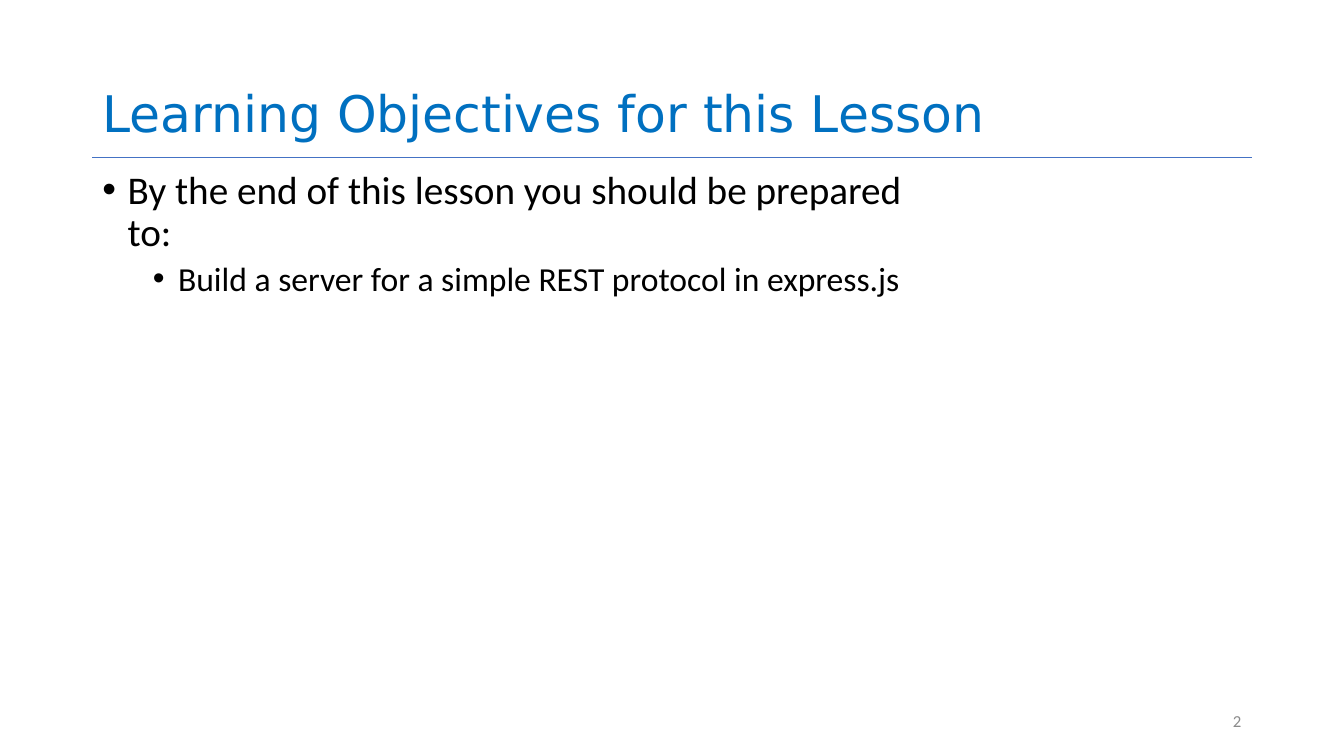
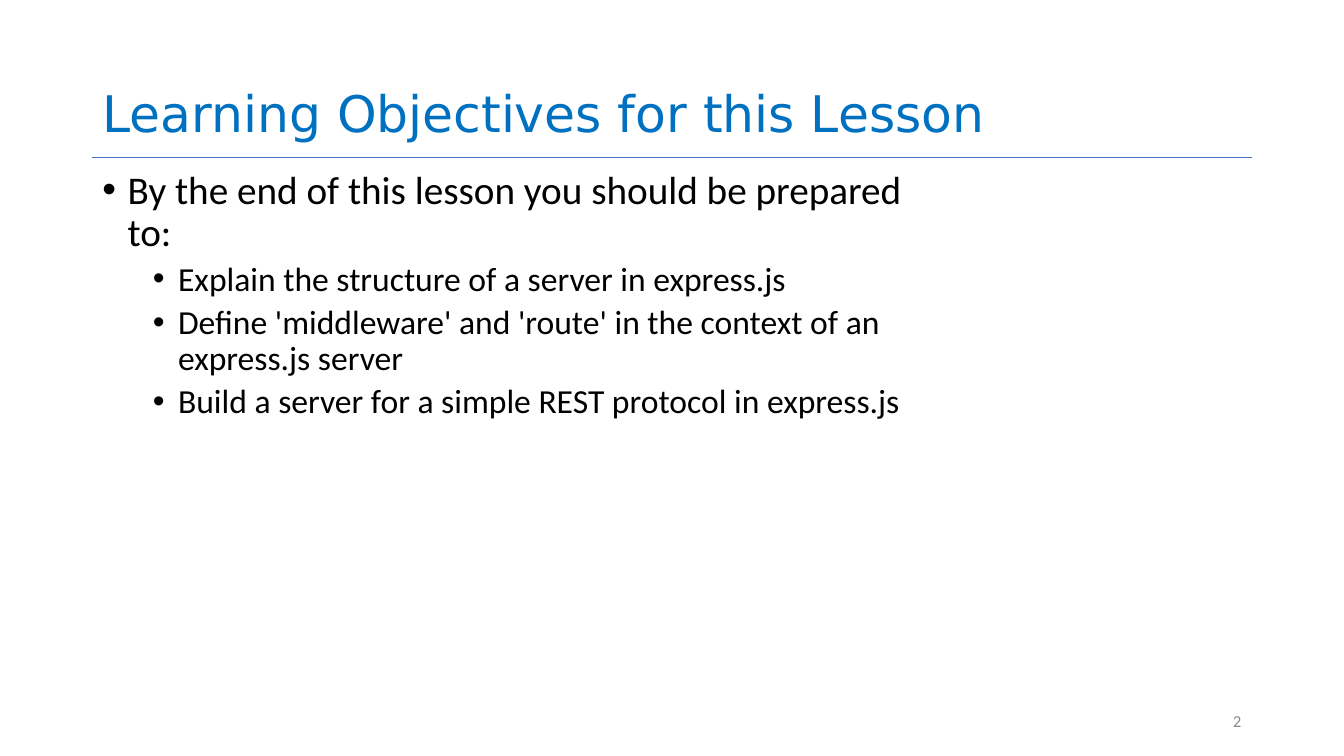
Before and after one commit to neu-se/CS4530-CS5500-Spring-2021, a slide deck: slide 2 of Slides/Lesson 3.4 Building a REST server.pptx. Drawn at 1344x756 pixels with LibreOffice and Linux fonts; fonts in the diff are those of the drawing. Boxes give left, top, right and bottom in pixels: in the first picture for what was removed or moved away, otherwise in the second. Text is boxed around its words. In the diff, an @@ line names an element or a change of style, - is before the commit and + after.

Commit message:
Lesson 3.4 done and installed

```diff
--- a/Slides/Lesson 3.4 Building a REST server.pptx
+++ b/Slides/Lesson 3.4 Building a REST server.pptx
@@ text at (178,267,880,376): paragraphs added @@
+  • Explain the structure of a server in express.js
+  • Define 'middleware' and 'route' in the context of an express.js server
```
Also in this commit, not shown: 8 other slides changed, 10 slides added, 2 slides removed, 5 other files.
